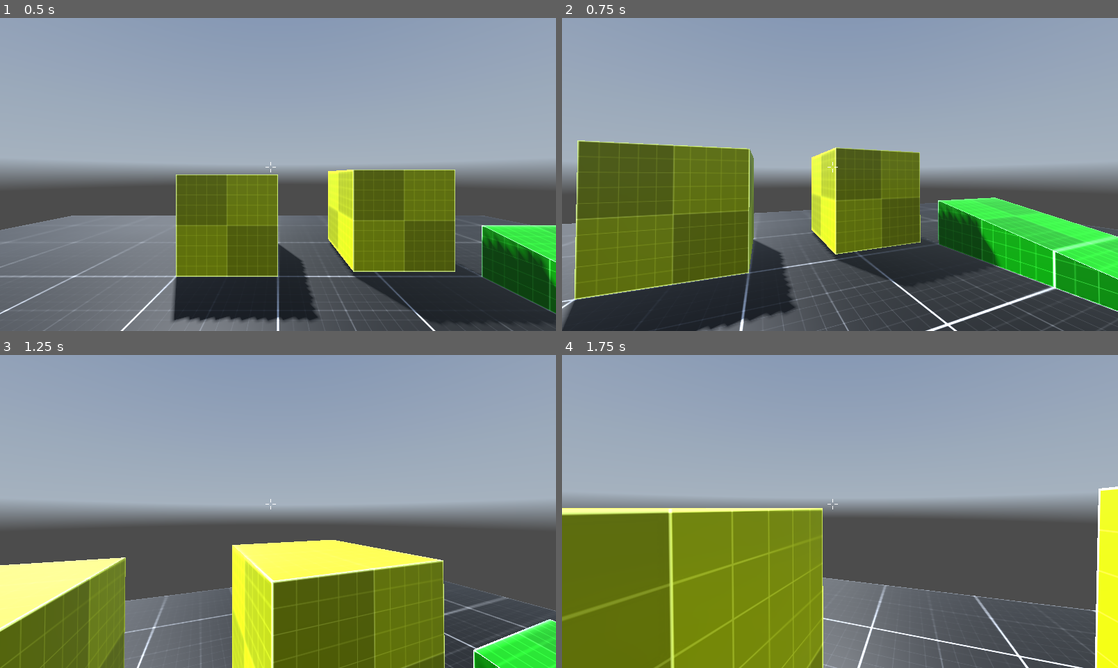
Above: before the commit, frames 1-4 (two rows, left to right).
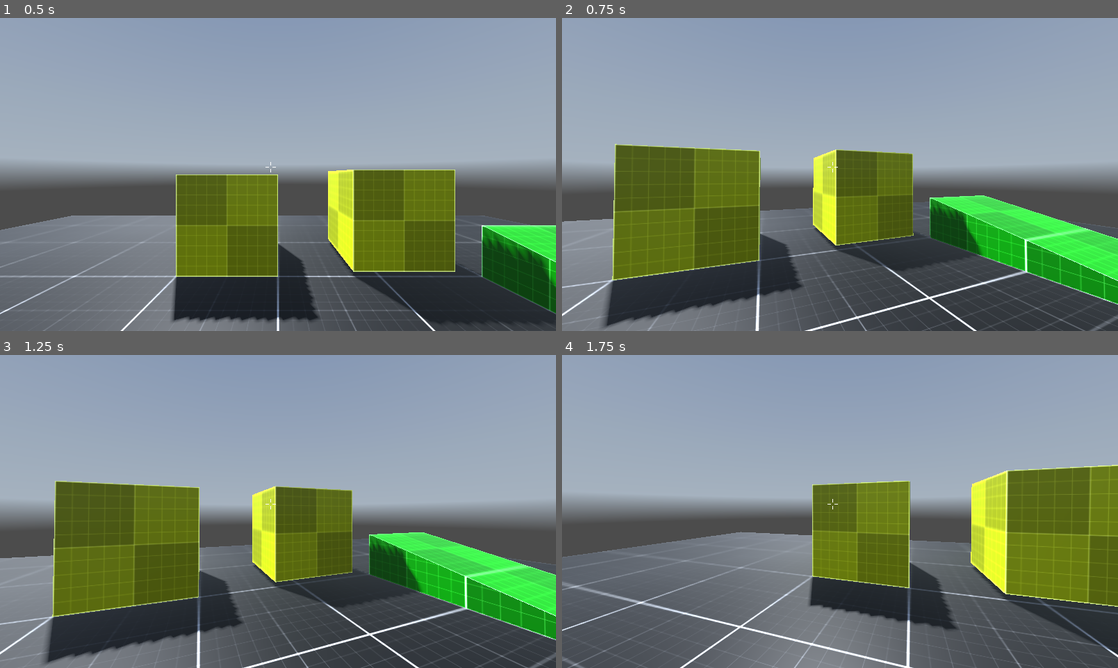
Above: after the commit, the same moments.

Repository: teubamaf/Fps_Sample
Game: Godot game, scene res://levels/level_001.tscn
Two runs of this game, one before a commit and one after it. Both use one fixed random seed, a clock stepped at 60 frames per second and the inputs below. A sky picture missing from this copy of the repository is replaced by a grey-blue gradient.
Inputs (mouse positions are in pixels of both pictures, inside the frame that each line leads up to):
- Up to frame 1 (0.5 s): no input
- Up to frame 2 (0.75 s): tap Enter at 0.5 s; move the mouse to (867, 174) at 0.52 s; hold W (move_forward) from 0.53 s (still down); hold Ctrl (crouch) from 0.53 s (still down)
- Up to frame 3 (1.25 s): keep holding W (move_forward); keep holding Ctrl (crouch); tap Space (jump) at 0.77 s
- Up to frame 4 (1.75 s): keep holding W (move_forward); move the mouse to (812, 511) at 1.27 s; release Ctrl (crouch) at 1.28 s; tap Ctrl (crouch) at 1.35 s; tap Space (jump) at 1.52 s

Frame 1 is identical in both runs. In frame 2, 16% of the frame differs, in the area x 0-100%, y 39-100%; in frame 3, 42%; in frame 4, 46%, in the area x 0-100%, y 35-100%.

Commit message:
Reworking movement system

Diff:
--- a/controllers/fps_controller.tscn
+++ b/controllers/fps_controller.tscn
@@ -157,6 +157,44 @@
 "handle_modes": PackedInt32Array(0),
 "points": PackedFloat32Array(0, -0.25, 0, 0.25, 0),
 "times": PackedFloat32Array(0)
+}
+
+[sub_resource type="Animation" id="Animation_bu3dp"]
+resource_name = "Sprint"
+length = 1.2
+loop_mode = 1
+tracks/0/type = "bezier"
+tracks/0/imported = false
+tracks/0/enabled = true
+tracks/0/path = NodePath("CameraController/Camera3D:position:x")
+tracks/0/interp = 1
+tracks/0/loop_wrap = true
+tracks/0/keys = {
+"handle_modes": PackedInt32Array(0, 0, 0, 0, 0),
+"points": PackedFloat32Array(0, -0.25, 0, 0.25, 0, 0.00377278, -0.1, 0.0837174, 0.1, -0.034248, -0.0361832, -0.2, 0.0332967, 0.2, 0.108452, 0, -0.25, 0, 0.25, 0, 0, -0.25, 0, 0.25, 0),
+"times": PackedFloat32Array(0, 0.3, 0.5, 0.8, 1.2)
+}
+tracks/1/type = "bezier"
+tracks/1/imported = false
+tracks/1/enabled = true
+tracks/1/path = NodePath("CameraController/Camera3D:position:y")
+tracks/1/interp = 1
+tracks/1/loop_wrap = true
+tracks/1/keys = {
+"handle_modes": PackedInt32Array(0, 0, 0, 0, 0),
+"points": PackedFloat32Array(0, -0.25, 0, 0.25, 0, 0.0304101, -0.1, 0.0751554, 0.2, -0.127479, 0.00852945, -0.1, 0.01427, 0, 0.00665934, 0, -0.25, 0, 0.25, 0, 0, -0.25, 0, 0.25, 0),
+"times": PackedFloat32Array(0, 0.3, 0.6, 0.8, 1.2)
+}
+tracks/2/type = "bezier"
+tracks/2/imported = false
+tracks/2/enabled = true
+tracks/2/path = NodePath("CameraController/Camera3D:position:z")
+tracks/2/interp = 1
+tracks/2/loop_wrap = true
+tracks/2/keys = {
+"handle_modes": PackedInt32Array(0, 0, 0, 0, 0),
+"points": PackedFloat32Array(0, -0.25, 0, 0.25, 0, 0, -0.25, 0, 0.25, 0, 0, -0.25, 0, 0.25, 0, 0, -0.25, 0, 0.25, 0, 0, -0.25, 0, 0.25, 0),
+"times": PackedFloat32Array(0, 0.3, 0.5, 0.8, 1.2)
 }
 
 [sub_resource type="Animation" id="Animation_32odh"]
@@ -197,44 +235,6 @@
 "times": PackedFloat32Array(0, 0.6, 1.1, 1.6, 2)
 }
 
-[sub_resource type="Animation" id="Animation_bu3dp"]
-resource_name = "Sprint"
-length = 1.2
-loop_mode = 1
-tracks/0/type = "bezier"
-tracks/0/imported = false
-tracks/0/enabled = true
-tracks/0/path = NodePath("CameraController/Camera3D:position:x")
-tracks/0/interp = 1
-tracks/0/loop_wrap = true
-tracks/0/keys = {
-"handle_modes": PackedInt32Array(0, 0, 0, 0, 0),
-"points": PackedFloat32Array(0, -0.25, 0, 0.25, 0, 0.00377278, -0.1, 0.0837174, 0.1, -0.034248, -0.0361832, -0.2, 0.0332967, 0.2, 0.108452, 0, -0.25, 0, 0.25, 0, 0, -0.25, 0, 0.25, 0),
-"times": PackedFloat32Array(0, 0.3, 0.5, 0.8, 1.2)
-}
-tracks/1/type = "bezier"
-tracks/1/imported = false
-tracks/1/enabled = true
-tracks/1/path = NodePath("CameraController/Camera3D:position:y")
-tracks/1/interp = 1
-tracks/1/loop_wrap = true
-tracks/1/keys = {
-"handle_modes": PackedInt32Array(0, 0, 0, 0, 0),
-"points": PackedFloat32Array(0, -0.25, 0, 0.25, 0, 0.0304101, -0.1, 0.0751554, 0.2, -0.127479, 0.00852945, -0.1, 0.01427, 0, 0.00665934, 0, -0.25, 0, 0.25, 0, 0, -0.25, 0, 0.25, 0),
-"times": PackedFloat32Array(0, 0.3, 0.6, 0.8, 1.2)
-}
-tracks/2/type = "bezier"
-tracks/2/imported = false
-tracks/2/enabled = true
-tracks/2/path = NodePath("CameraController/Camera3D:position:z")
-tracks/2/interp = 1
-tracks/2/loop_wrap = true
-tracks/2/keys = {
-"handle_modes": PackedInt32Array(0, 0, 0, 0, 0),
-"points": PackedFloat32Array(0, -0.25, 0, 0.25, 0, 0, -0.25, 0, 0.25, 0, 0, -0.25, 0, 0.25, 0, 0, -0.25, 0, 0.25, 0, 0, -0.25, 0, 0.25, 0),
-"times": PackedFloat32Array(0, 0.3, 0.5, 0.8, 1.2)
-}
-
 [sub_resource type="AnimationLibrary" id="AnimationLibrary_hc2dg"]
 _data = {
 "Crouch": SubResource("Animation_d6mut"),
@@ -247,7 +247,6 @@
 
 [node name="CharacterBody3D" type="CharacterBody3D" node_paths=PackedStringArray("CAMERA_CONTROLLER", "ANIMATIONPLAYER", "CROUCH_SHAPECAST")]
 script = ExtResource("1_pgc1p")
-TOGGLE_CROUNCH = false
 MOUSE_SENSITIVITY = 0.25
 CAMERA_CONTROLLER = NodePath("CameraController/Camera3D")
 ANIMATIONPLAYER = NodePath("AnimationPlayer")
@@ -343,16 +342,13 @@
 script = ExtResource("6_t77ug")
 CURRENT_STATE = NodePath("IdlePlayerState")
 
-[node name="IdlePlayerState" type="Node" parent="PlayerStateMachine" node_paths=PackedStringArray("ANIMATION")]
+[node name="IdlePlayerState" type="Node" parent="PlayerStateMachine"]
 script = ExtResource("7_5gjmc")
-ANIMATION = NodePath("../../AnimationPlayer")
-
-[node name="WalkingPlayerState" type="Node" parent="PlayerStateMachine" node_paths=PackedStringArray("ANIMATION")]
+
+[node name="WalkingPlayerState" type="Node" parent="PlayerStateMachine"]
 script = ExtResource("8_pysrn")
-ANIMATION = NodePath("../../AnimationPlayer")
-
-[node name="SprintingPlayerState" type="Node" parent="PlayerStateMachine" node_paths=PackedStringArray("ANIMATION")]
+
+[node name="SprintingPlayerState" type="Node" parent="PlayerStateMachine"]
 script = ExtResource("9_uf72g")
-ANIMATION = NodePath("../../AnimationPlayer")
 
 [connection signal="animation_started" from="AnimationPlayer" to="." method="_on_animation_player_animation_started"]
--- a/controllers/scripts/fps_controller.gd
+++ b/controllers/scripts/fps_controller.gd
@@ -1,13 +1,13 @@
-extends CharacterBody3D
+class_name Player extends CharacterBody3D
 
 @export var SPEED_DEFAULT : float = 5.0
-@export var TOGGLE_CROUNCH : bool = true
+#@export var TOGGLE_CROUNCH : bool = true
 @export var SPEED_CROUCH : float = 3.0
 @export var SPEED_SPRINT : float = 7.0
 @export var ACCELERATION : float = 0.1
 @export var DECELERATION : float = 0.25
 @export var JUMP_VELOCITY : float = 4.5
-@export_range(5,10,0.1) var CROUCH_SPEED : float = 7.0
+#@export_range(5,10,0.1) var CROUCH_SPEED : float = 7.0
 @export var MOUSE_SENSITIVITY : float = 0.5
 @export var TILT_LOWER_LIMIT := deg_to_rad(-90.0)
 @export var TILT_UPPER_LIMIT := deg_to_rad(90.0)
@@ -40,16 +40,16 @@
 	if event.is_action_pressed("exit"):
 		get_tree().quit()
 
-	if event.is_action_pressed("crouch") and TOGGLE_CROUNCH == true:
-		toggle_crounch()
+#	if event.is_action_pressed("crouch") and TOGGLE_CROUNCH == true:
+#		toggle_crounch()
 
 
 	#HOLD TO CROUCH
 
-	if event.is_action_pressed("crouch") and _is_crouching == false and TOGGLE_CROUNCH == false:
-		crouching(true)
-	if event.is_action_released("crouch") and TOGGLE_CROUNCH == false :
-		crouching(false)
+#	if event.is_action_pressed("crouch") and _is_crouching == false and TOGGLE_CROUNCH == false:
+#		crouching(true)
+#	if event.is_action_released("crouch") and TOGGLE_CROUNCH == false :
+#		crouching(false)
 
 func _update_camera(delta):
 
@@ -97,6 +97,43 @@
 
 	# Get the input direction and handle the movement/deceleration.
 	# As good practice, you should replace UI actions with custom gameplay actions.
+
+
+
+
+#Permit to have information
+#func toggle_crounch():
+	#if _is_crouching == true and CROUCH_SHAPECAST.is_colliding() == false:
+		#crouching(false)
+	#elif _is_crouching == false:
+		#crouching(true)
+		#
+#
+#func crouching(state : bool ):
+	#match state :
+		#false :
+			#ANIMATIONPLAYER.play("Crouch" , 0 , -CROUCH_SPEED, true)
+			#set_movement_speed("default")
+		#true :
+			#ANIMATIONPLAYER.play("Crouch" , 0 ,CROUCH_SPEED)
+			#set_movement_speed("crouching")
+
+#
+#func _on_animation_player_animation_started(anim_name):
+	#if anim_name == "Crouch" :
+		#_is_crouching = !_is_crouching
+#
+#func set_movement_speed(state : String):
+	#match state :
+		#"default":
+			#_speed = SPEED_DEFAULT
+		#"crouching":
+			#_speed = SPEED_CROUCH
+
+func update_gravity(delta) -> void :
+	velocity.y -= gravity * delta
+
+func update_input(speed: float , acceleration: float , deceleration: float) -> void :
 	var input_dir = Input.get_vector("move_left", "move_right", "move_forward", "move_backward")
 
 	var direction = (transform.basis * Vector3(input_dir.x, 0, input_dir.y)).normalized()
@@ -108,34 +145,6 @@
 		velocity.x = move_toward(velocity.x, 0, DECELERATION)
 		velocity.z = move_toward(velocity.z, 0, DECELERATION)
 
+
+func update_velocity() -> void :
 	move_and_slide()
-
-
-#Permit to have information
-func toggle_crounch():
-	if _is_crouching == true and CROUCH_SHAPECAST.is_colliding() == false:
-		crouching(false)
-	elif _is_crouching == false:
-		crouching(true)
-
-
-func crouching(state : bool ):
-	match state :
-		false :
-			ANIMATIONPLAYER.play("Crouch" , 0 , -CROUCH_SPEED, true)
-			set_movement_speed("default")
-		true :
-			ANIMATIONPLAYER.play("Crouch" , 0 ,CROUCH_SPEED)
-			set_movement_speed("crouching")
-
-
-func _on_animation_player_animation_started(anim_name):
-	if anim_name == "Crouch" :
-		_is_crouching = !_is_crouching
-
-func set_movement_speed(state : String):
-	match state :
-		"default":
-			_speed = SPEED_DEFAULT
-		"crouching":
-			_speed = SPEED_CROUCH
--- a/scripts/IdlePlayerState.gd
+++ b/scripts/IdlePlayerState.gd
@@ -1,12 +1,19 @@
 class_name IdlePlayerState
 
-extends State
+extends PlayerMovementState
 
-@export var ANIMATION : AnimationPlayer
+@export var SPEED: float = 5
+@export var ACCELERATION : float = 0.1
+@export var DECELERATION : float = 0.25
+
 
 func enter() -> void:
 	ANIMATION.pause()
 
 func update(delta):
+	PLAYER.update_gravity(delta)
+	PLAYER.update_input(SPEED,ACCELERATION,DECELERATION)
+	PLAYER.update_velocity()
+
 	if Global.player.velocity.length() > 0.0:
 		transition.emit("WalkingPlayerState")
--- /dev/null
+++ b/scripts/PlayerMovementState.gd
@@ -0,0 +1,14 @@
+class_name PlayerMovementState
+
+extends State
+
+var PLAYER: Player
+var ANIMATION: AnimationPlayer
+
+func _ready() -> void:
+	await owner.ready
+	PLAYER = owner as Player
+	ANIMATION = PLAYER.ANIMATIONPLAYER
+
+func _process(delta : float) -> void :
+	pass
--- a/scripts/SprintingPlayerState.gd
+++ b/scripts/SprintingPlayerState.gd
@@ -1,17 +1,15 @@
 class_name SprintingPlayerState
-extends State
 
-@export var ANIMATION : AnimationPlayer
+extends PlayerMovementState
+
 @export var TOP_ANIM_SPEED : float = 1.6
 
 func enter() -> void:
 	ANIMATION.play("Sprint",0.5,1.0)
 	Global.player._speed = Global.player.SPEED_SPRINT
 
-
 func update(delta):
 	set_animation_speed(Global.player.velocity.length())
-
 
 func set_animation_speed(speed):
 	var alpha = remap(speed, 0.0, Global.player.SPEED_SPRINT, 0.0, 1.0)
--- a/scripts/WalkingPlayerState.gd
+++ b/scripts/WalkingPlayerState.gd
@@ -1,8 +1,7 @@
 class_name WalkingPlayerState
 
-extends State
+extends PlayerMovementState
 
-@export var ANIMATION : AnimationPlayer
 @export var TOP_ANIM_SPEED : float = 2.2
 
 func enter() -> void:
--- a/scripts/debug.gd
+++ b/scripts/debug.gd
@@ -8,12 +8,10 @@
 	visible = false
 	Global.debug = self
 
-	#add_debug_property("Fps", frames_per_second)
 
 func _process(delta):
 	if visible:
 		frames_per_second = "%.2f" % (1.0/delta)
-#		property.text = property.name + ": " + frames_per_second
 
 func _input(event):
 	# Toggle debug panel
@@ -31,10 +29,3 @@
 	elif visible :
 		target.text = title + ": " + str(value)
 		property_container.move_child(target,order)
-
-
-#func add_debug_property(title: String, value):
-	#property = Label.new()
-	#property_container.add_child(property)
-	#property.name = title
-	#property.text = property.name + value
--- a/scripts/state_machine.gd
+++ b/scripts/state_machine.gd
@@ -12,6 +12,7 @@
 			child.transition.connect(on_child_transition)
 		else:
 			push_warning("state machine cointains incompatible child")
+	await owner.ready
 	CURRENT_STATE.enter()
 
 func _process(delta):
